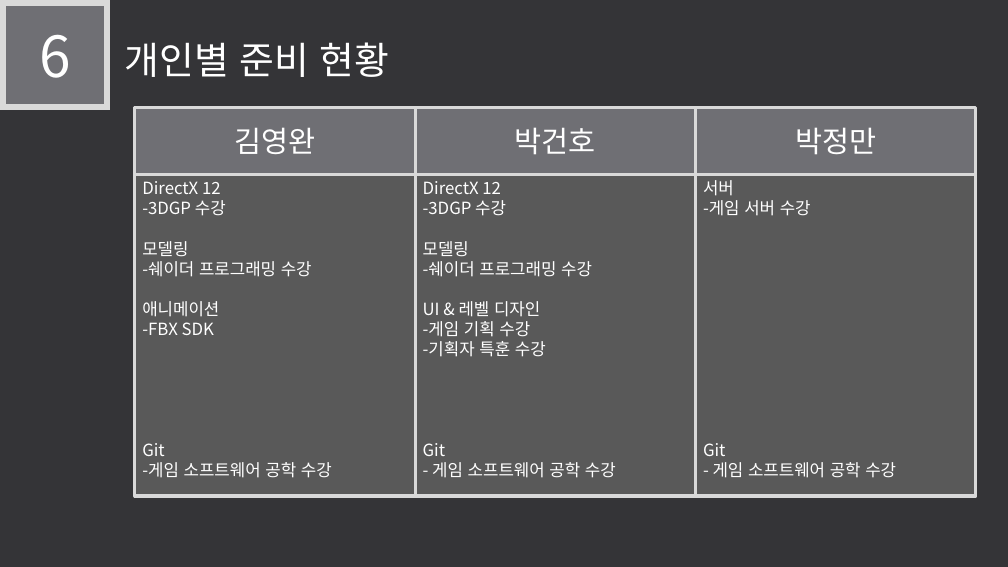
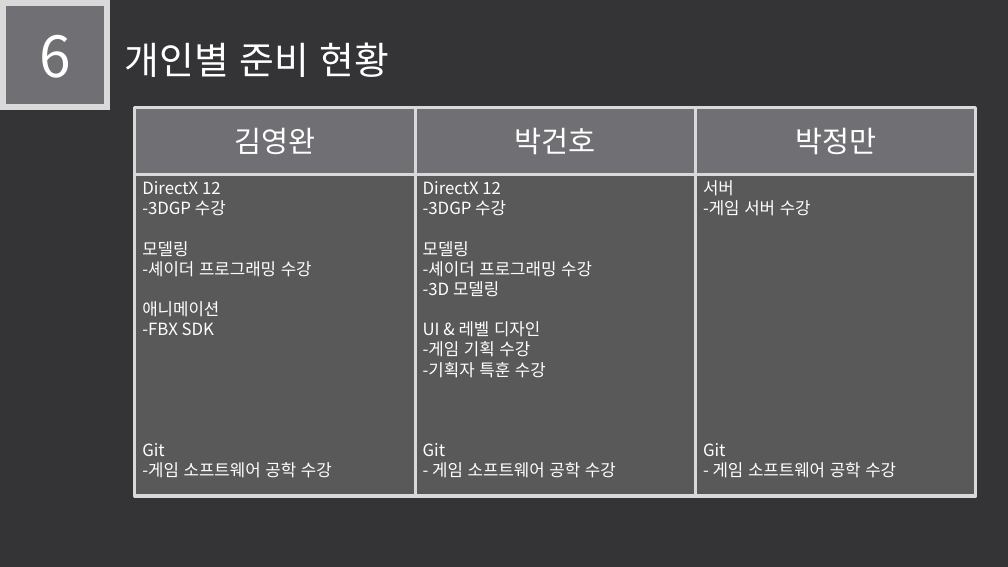
Before and after one commit to LEGO0937/Our_Project, a slide deck: slide 11 of 기획단계/졸작 제안서_α.pptx (slide 12 before the commit). Drawn at 1008x567 pixels with LibreOffice and Linux fonts; fonts in the diff are those of the drawing. Boxes give left, top, right and bottom in pixels: in the first picture for what was removed or moved away, otherwise in the second. Text is boxed around its words. In the diff, an @@ line names an element or a change of style, - is before the commit and + after.

```diff
--- a/기획단계/졸작 제안서_α.pptx
+++ b/기획단계/졸작 제안서_α.pptx
@@ text in rectangle at (142,261,312,277): text changed @@
--쉐이더 프로그래밍 수강
+-셰이더 프로그래밍 수강
@@ text in rectangle at (423,261,592,296): text changed @@
--쉐이더 프로그래밍 수강
+-셰이더 프로그래밍 수강
+-3D 모델링
```
Also in this commit, not shown: 4 other slides changed, 1 slide removed.
